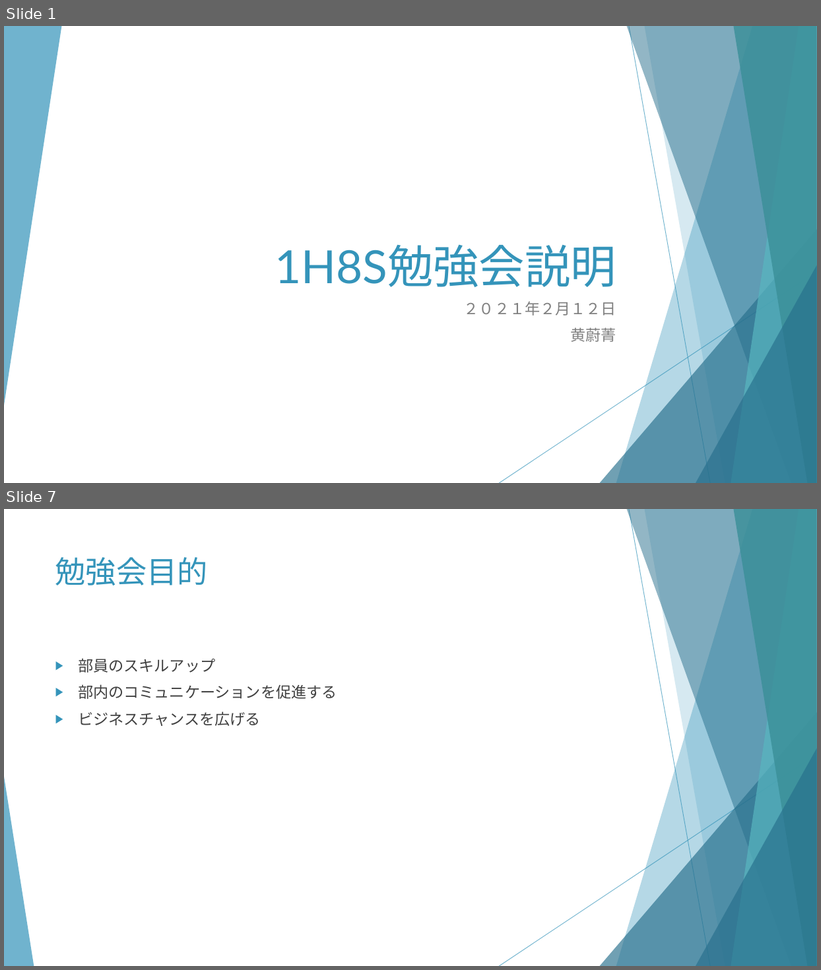
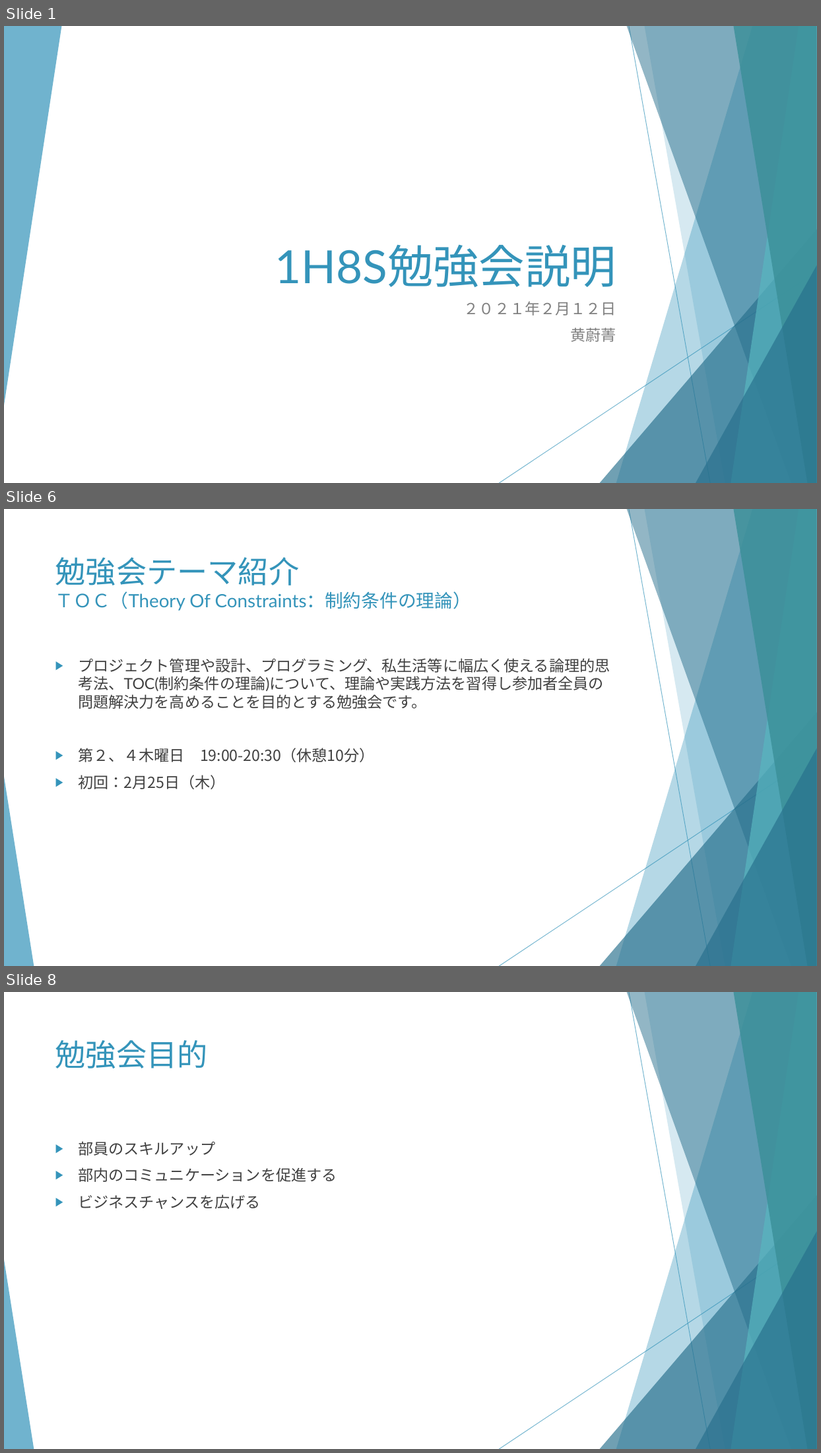
Before and after one commit to huangweijing/rpastudy, a slide deck: 010_事前準備/030_部会説明/20210212_勉強会説明.pptx. Shown one above the other, each under a label of ours: slides 1 and 7 before the commit, slides 1, 6 and 8 after it; the slides between them are not shown. The pictures are 821x970 and 821x1453 pixels, drawn with LibreOffice and Linux fonts; fonts in the diff are those of the drawing. Boxes give left, top, right and bottom in pixels: in the first picture for what was removed or moved away, otherwise in the second. Text is boxed around its words. In the diff, an @@ line names an element or a change of style, - is before the commit and + after.

```diff
--- a/010_事前準備/030_部会説明/20210212_勉強会説明.pptx
+++ b/010_事前準備/030_部会説明/20210212_勉強会説明.pptx
@@ slide 6 added at bbox=[4, 509, 817, 966], background #FFFFFF; not listed: 10 template elements that a slide beside it also shows @@
@@ title added at bbox=[55, 557, 471, 611], 21.6 pt, text #3494BA @@
+勉強会テーマ紹介
+ＴＯＣ（Theory Of Constraints：制約条件の理論）
@@ text added at bbox=[78, 658, 610, 762], 18 pt, text #404040 @@
+▶ プロジェクト管理や設計、プログラミング、私生活等に幅広く使える論理的思考法、TOC(制約条件の理論)について、理論や実践方法を習得し参加者全員の問題解決力を高めることを目的とする勉強会です。
+▶ 第２、４木曜日 19:00-20:30（休憩10分）
+▶ 初回：2月25日（木）
@@ what was slide 7 is now slide 8 @@
```
Also in this commit, not shown: 7 slides changed, 1 other slide added, 2 slides removed.
